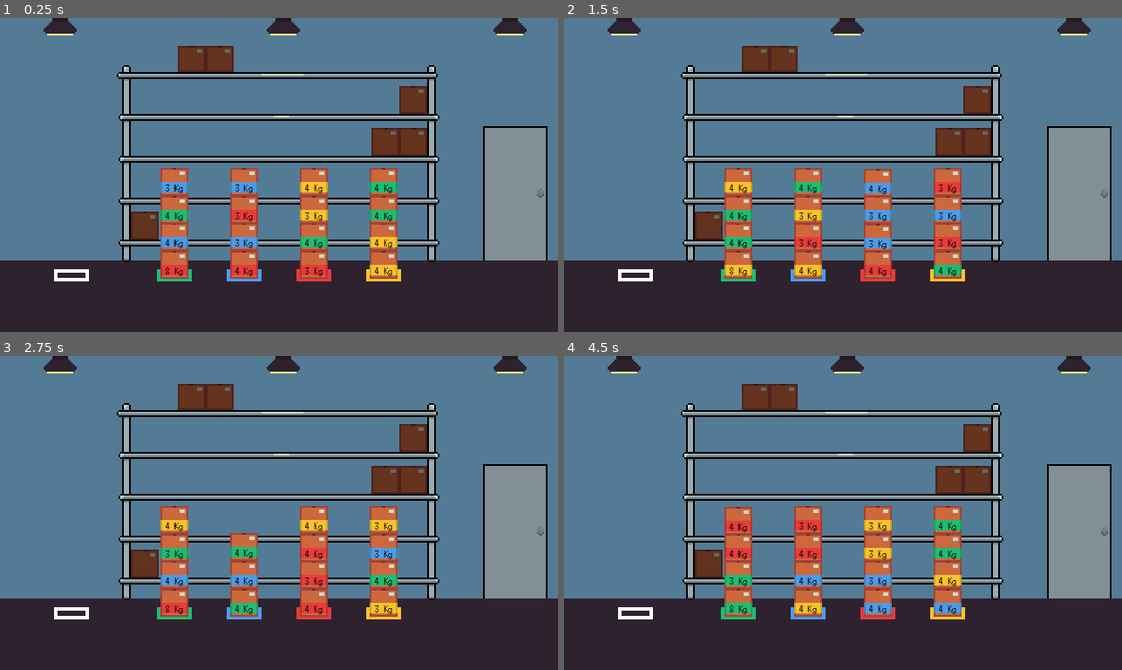
Above: before the commit, frames 1-4 (two rows, left to right).
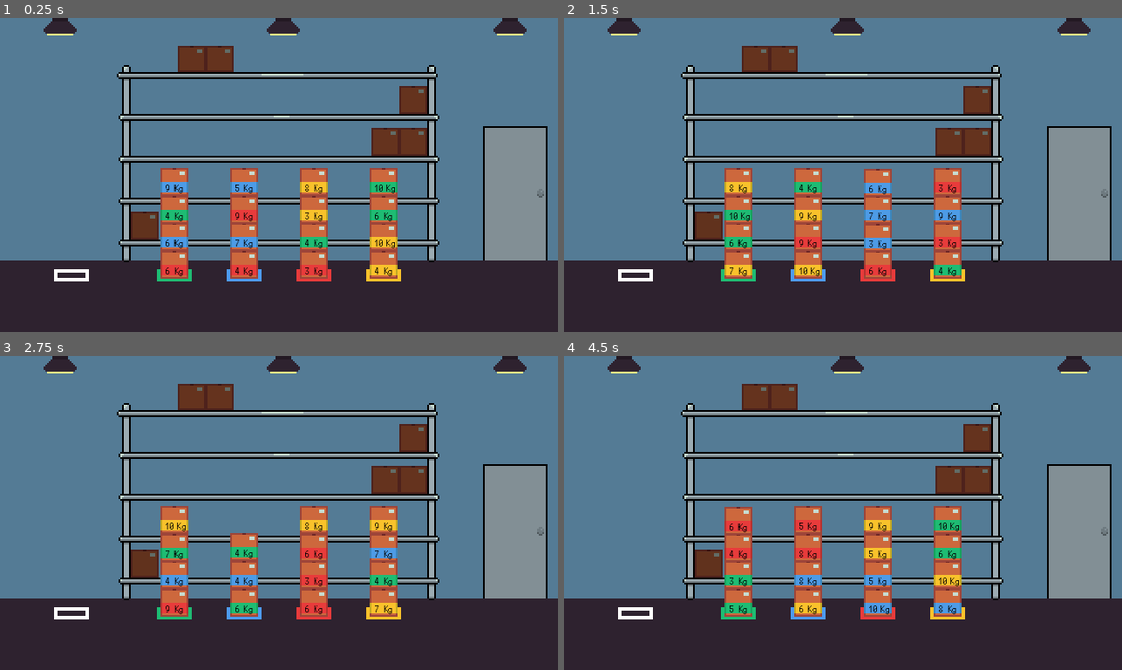
Above: after the commit, the same moments.

Repository: IzaakSantana/market-solutions-game
Game: Godot game, scene res://scenes/levels/level_01.tscn
Two runs of this game, one before a commit and one after it. Both use one fixed random seed, a clock stepped at 60 frames per second and the inputs below. The project has no main scene, so this scene is started directly.
Inputs (mouse positions are in pixels of both pictures, inside the frame that each line leads up to):
- Up to frame 1 (0.25 s): no input
- Up to frame 2 (1.5 s): tap Enter at 0.5 s; move the mouse to (949, 262) at 0.52 s; press the mouse at (949, 262) at 0.53 s; tap R (restart) at 1.25 s; move the mouse to (876, 262) at 1.27 s; release the mouse at (876, 262) at 1.28 s; click (876, 262) at 1.35 s
- Up to frame 3 (2.75 s): tap R (restart) at 2 s; move the mouse to (245, 600) at 2.02 s; press the mouse at (245, 600) at 2.03 s
- Up to frame 4 (4.5 s): tap R (restart) at 2.75, 3.5, 4.25 s; move the mouse to (736, 575) at 2.77 s; release the mouse at (736, 575) at 2.78 s; click (736, 575) at 2.85 s; move the mouse to (736, 547) at 3.52 s; press the mouse at (736, 547) at 3.53 s; move the mouse to (736, 547) at 4.27 s; release the mouse at (736, 547) at 4.28 s; click (736, 547) at 4.35 s

The runs differ from the first frame. In frame 1, 0.2% of the frame differs, in the area x 29-71%, y 53-82%; in frame 2, 0.2%; in frame 3, 0.2%; in frame 4, 0.3%, in the area x 29-71%, y 53-83%.

Commit message:
Backup commit

Diff:
--- a/project.godot
+++ b/project.godot
@@ -22,7 +22,7 @@
 
 window/size/viewport_width=320
 window/size/viewport_height=180
-window/size/mode=3
+window/size/mode=2
 window/stretch/mode="canvas_items"
 
 [gui]
--- a/scenes/levels/level_01.tscn
+++ b/scenes/levels/level_01.tscn
@@ -8,6 +8,8 @@
 [ext_resource type="Texture2D" uid="uid://dstmal21y0gny" path="res://assets/sprites/marker.png" id="6_nmcg3"]
 [ext_resource type="Texture2D" uid="uid://c2g420ixo58de" path="res://assets/sprites/background.png" id="7_lq6vd"]
 [ext_resource type="PackedScene" uid="uid://b5126a1oahc80" path="res://scenes/objetcs/Level_01/gui.tscn" id="8_5o41l"]
+[ext_resource type="AudioStream" uid="uid://dr6fdfqpig5x8" path="res://assets/sounds/background_music.wav" id="9_u7eur"]
+[ext_resource type="AudioStream" uid="uid://3nrhq1w6bvfp" path="res://assets/sounds/clapping.mp3" id="10_o6lg6"]
 
 [node name="Main" type="Node"]
 script = ExtResource("1_rlwcb")
@@ -107,6 +109,13 @@
 [node name="GUI" parent="." instance=ExtResource("8_5o41l")]
 visible = false
 
+[node name="BackgroundMusic" type="AudioStreamPlayer2D" parent="."]
+stream = ExtResource("9_u7eur")
+autoplay = true
+
+[node name="Clapping" type="AudioStreamPlayer2D" parent="."]
+stream = ExtResource("10_o6lg6")
+
 [connection signal="boxes_ordered" from="GreenMarker" to="." method="_on_boxes_ordered"]
 [connection signal="boxes_ordered" from="BlueMarker" to="." method="_on_boxes_ordered"]
 [connection signal="boxes_ordered" from="RedMarker" to="." method="_on_boxes_ordered"]
--- a/scenes/objetcs/Level_01/box.tscn
+++ b/scenes/objetcs/Level_01/box.tscn
@@ -1,12 +1,25 @@
-[gd_scene load_steps=6 format=3 uid="uid://dqlaha5akt0u1"]
+[gd_scene load_steps=10 format=3 uid="uid://dqlaha5akt0u1"]
 
 [ext_resource type="Script" path="res://scripts/level_01/objects/box_holder.gd" id="1_qr42y"]
 [ext_resource type="Texture2D" uid="uid://bgokv70rfvg0t" path="res://assets/sprites/box.png" id="2_kvq4s"]
 [ext_resource type="Texture2D" uid="uid://docxe4j7sq2cw" path="res://assets/sprites/box_marker.png" id="3_847lx"]
 [ext_resource type="Texture2D" uid="uid://2vawfmbs6lyc" path="res://assets/sprites/alert.png" id="4_b1ru4"]
+[ext_resource type="AudioStream" uid="uid://bagysuqrsxtp6" path="res://assets/sounds/woosh0.mp3" id="6_hfnxm"]
+[ext_resource type="AudioStream" uid="uid://0ai3oswwwe40" path="res://assets/sounds/woosh1.mp3" id="7_5gbtj"]
+[ext_resource type="AudioStream" uid="uid://socdqh0wc4e6" path="res://assets/sounds/woosh2.mp3" id="8_kknhx"]
 
 [sub_resource type="RectangleShape2D" id="RectangleShape2D_k4m7v"]
 size = Vector2(16, 16)
+
+[sub_resource type="AudioStreamRandomizer" id="AudioStreamRandomizer_w275s"]
+streams_count = 3
+playback_mode = 1
+stream_0/stream = ExtResource("6_hfnxm")
+stream_0/weight = 1.0
+stream_1/stream = ExtResource("7_5gbtj")
+stream_1/weight = 1.0
+stream_2/stream = ExtResource("8_kknhx")
+stream_2/weight = 1.0
 
 [node name="Box" type="RigidBody2D" groups=["boxes"]]
 input_pickable = true
@@ -38,12 +51,14 @@
 texture = ExtResource("4_b1ru4")
 
 [node name="CollisionShape2D" type="CollisionShape2D" parent="."]
-visible = false
 shape = SubResource("RectangleShape2D_k4m7v")
 
 [node name="VisibleOnScreenNotifier2D" type="VisibleOnScreenNotifier2D" parent="."]
 scale = Vector2(0.8, 0.8)
 
+[node name="Drop" type="AudioStreamPlayer2D" parent="."]
+stream = SubResource("AudioStreamRandomizer_w275s")
+
 [connection signal="mouse_entered" from="." to="." method="_on_mouse_entered"]
 [connection signal="mouse_exited" from="." to="." method="_on_mouse_exited"]
 [connection signal="screen_exited" from="VisibleOnScreenNotifier2D" to="." method="_on_screen_exited"]
--- a/scripts/level_01/game_logic.gd
+++ b/scripts/level_01/game_logic.gd
@@ -16,6 +16,9 @@
 		GlobalVariables._randomize_box_colors()
 		get_tree().reload_current_scene()
 
+	if not $BackgroundMusic.playing:
+		$BackgroundMusic.play()
+
 
 func _on_boxes_ordered():
 	if markers.all(check_markers):
@@ -28,4 +31,5 @@
 
 func end_game():
 	game_ended.emit()
+	$Clapping.play()
 	$GUI.visible = true
--- a/scripts/level_01/objects/box_holder.gd
+++ b/scripts/level_01/objects/box_holder.gd
@@ -2,7 +2,7 @@
 
 var number_generator = RandomNumberGenerator.new()
 var min_weight = 3
-var max_weight = 4
+var max_weight = 10
 
 var mouse_in = false
 var being_held = false
@@ -12,10 +12,14 @@
 var new_pos: Vector2
 var random_color_data = {}
 
-@export var weight = number_generator.randi_range(min_weight, max_weight)
+var boxes_signal
+
+@export var weight = 0
 @export var color = "white"
 
 func _ready():
+	randomize()
+	weight = number_generator.randi_range(min_weight, max_weight)
 	random_color_data = GlobalVariables.random_box_color()
 	color = random_color_data.name
 	$Marker.modulate = random_color_data.color
@@ -24,6 +28,7 @@
 	box_respawn_pos = get_node("../BoxRespawn").position
 
 	get_parent().game_ended.connect(_on_game_ended)
+	boxes_signal = get_tree().get_first_node_in_group("markers").boxes_ordered
 
 
 
@@ -41,7 +46,6 @@
 
 		if being_held:
 			dragging_cursor()
-
 			position = get_global_mouse_position()
 
 	if Input.is_action_just_released("left_click"):
@@ -51,8 +55,11 @@
 		GlobalVariables.box_held = false
 		being_held = false
 
+		$Drop.play()
 
 		pointing_cursor()
+
+		boxes_signal.emit()
 
 
 func _integrate_forces(state):
--- a/scripts/level_01/objects/marker.gd
+++ b/scripts/level_01/objects/marker.gd
@@ -9,9 +9,9 @@
 
 
 func _process(delta):
-	if check_var and has_right_boxes:
+	if has_right_boxes:
 		boxes_ordered.emit()
-		check_var = false
+#		check_var = false
 
 
 func _on_body_entered(body):
Not shown, added: assets/sounds/background_music.wav.import
Not shown, added: assets/sounds/clapping.mp3.import
Not shown, removed: assets/sounds/drop0.mp3.import
Not shown: 1 places in scenes/levels/level_01.tscn that only renumber resources
Not shown, added: assets/sounds/background_music.wav
Not shown, added: assets/sounds/clapping.mp3
Not shown, removed: assets/sounds/drop0.mp3
